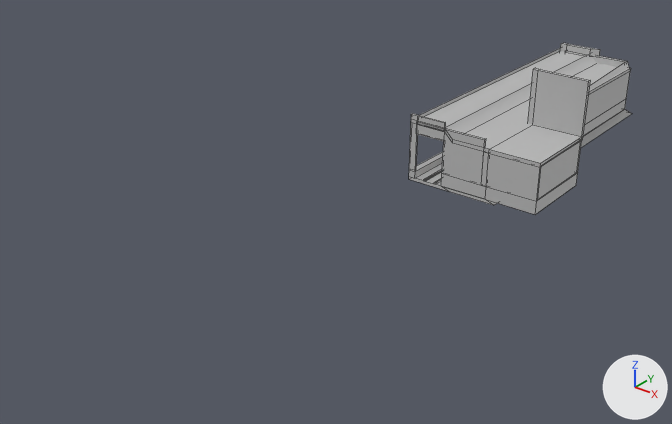
The FBX model Assets/Models/platform.fbx as it was, and as the next commit left it.
Both versions are drawn from a camera (50 mm lens) standing at (0.428, -0.919, 0.376) and looking at (-0.064, -0.304, -0.005). Lighting does not change. The marker at lower right points along +X, +Y and +Z. Mesh edges are drawn as thin lines. Where no turn or scale is listed for an object, it has been applied to the vertices. Vertices at the same position are counted once.

In view in the first picture: 'pCube1', 'pasted__pCube3'.
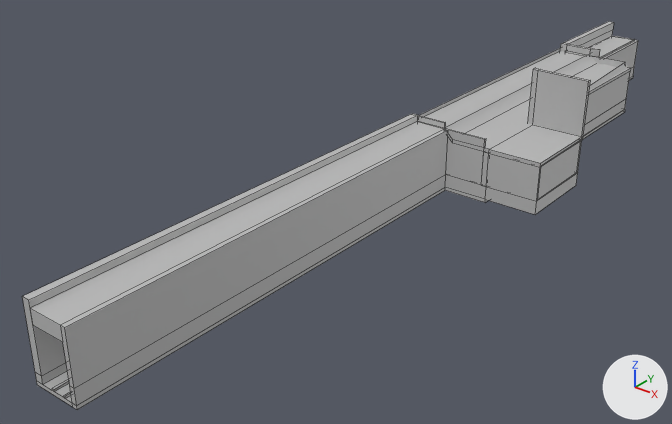
The edits, one by one:
me_mesh is used by ob_pcube1; location (-0.0117, 0.0036, 0.0016).
me_mesh had 146 vertices, 115 faces and spanned x -0.036..0.104, y -0.211..0.112, z -0.002..0.109.
me_mesh now has 233 vertices, 195 faces and spans x -0.036..0.104, y -0.648..0.244, z -0.002..0.109.
Part 1, on me_mesh:
3 vertices are removed from x 0.002..0.012, y -0.211..0.112, z -0.002..0.06.
22 faces are deleted.
3 vertices move from x 0.046..0.061, y -0.211..0.112, z -0.002..0.06 to x 0.046..0.051, y -0.211..0.112, z -0.002..0.049.
28 vertices are added at x -0.03..0.007, y -0.648..0.244, z -0.002..0.05.
20 new vertices lie (0.0, -0.437, 0.0) away from vertices in x -0.036..0.002, y -0.211, z -0.002..0.067.
19 new vertices lie (0.0, 0.132, 0.0) away from vertices in x -0.036..0.002, y 0.112, z -0.002..0.067.
10 new vertices lie (0.004, 0.0, 0.0) away from vertices in x 0.002, y 0.112..0.244, z 0.002..0.049.
7 new vertices lie (0.005, 0.0, 0.0) away from vertices in x 0.002, y -0.648..-0.211, z 0.002..0.061.
6 new vertices lie (0.0, 0.0, -0.004) away from vertices in x 0.002..0.007, y -0.648..0.244, z 0.002.
102 new faces join them.

Boxes (x1, y1, x2, y2) around the edits, measured in the pictures (672 x 424 px):
'pCube1', reshaped (175% wider, 127% taller)
    before: (409, 43, 632, 214)
    after: (22, 21, 638, 410)
part 1 of me_mesh, built on
    before: (409, 56, 632, 205)
    after: (22, 21, 638, 410)
